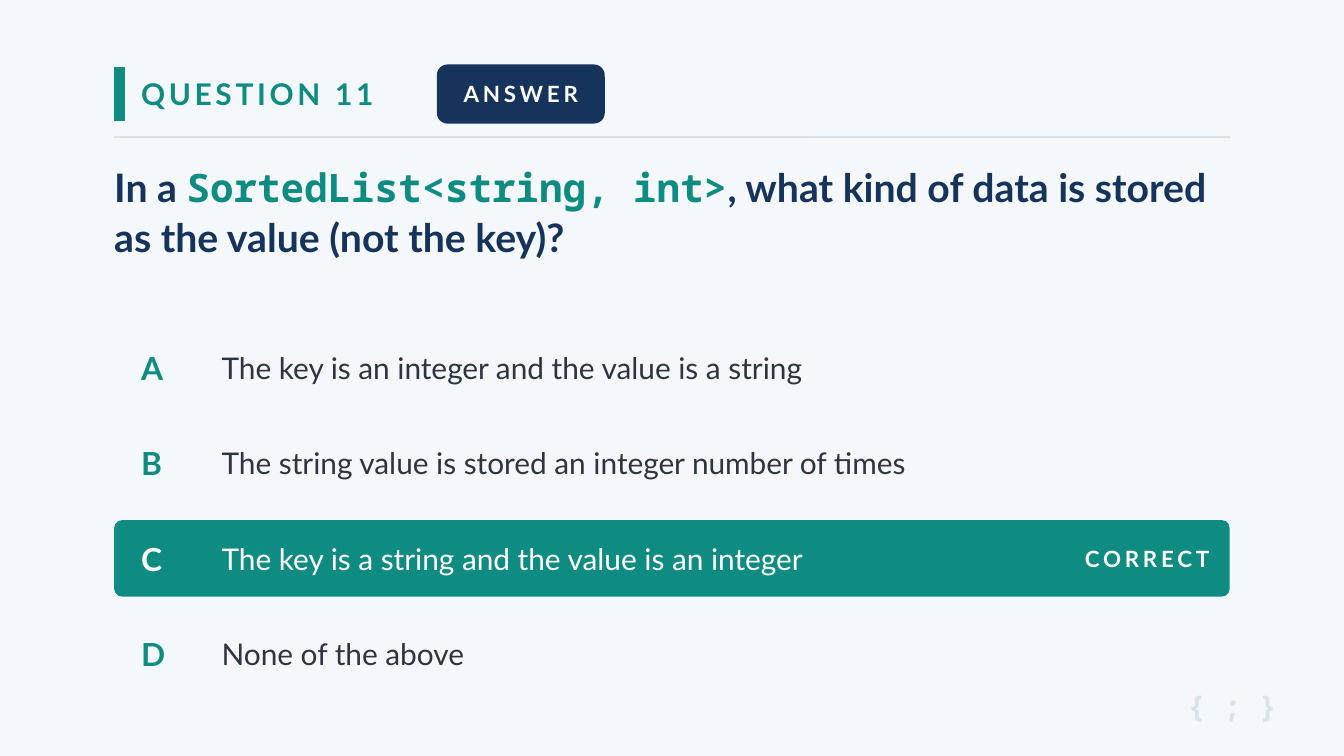
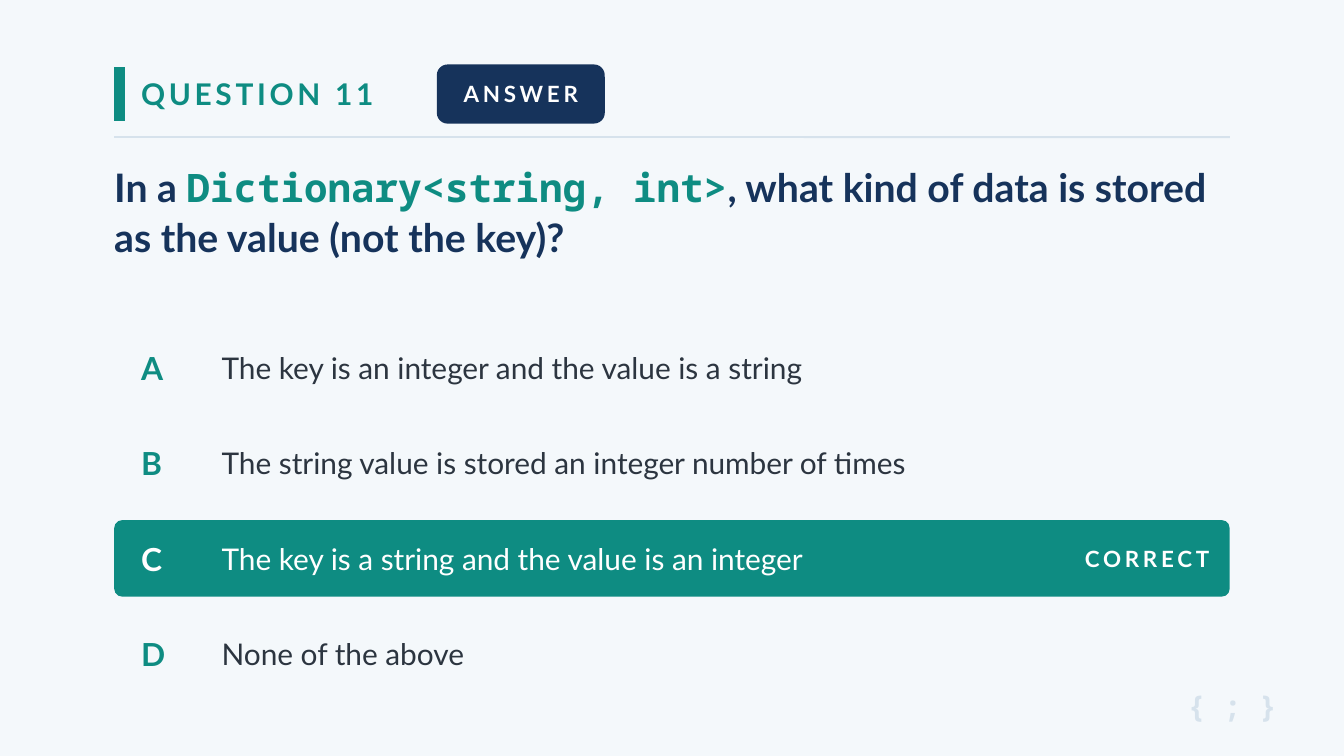
Before and after one commit to DanielaTrapani/Bootcamp2026Files, a slide deck: slide 23 of C#Files/CSharpAssessmentWithAnswers - more.pptx. Drawn at 1344x756 pixels with LibreOffice and Linux fonts; fonts in the diff are those of the drawing. Boxes give left, top, right and bottom in pixels: in the first picture for what was removed or moved away, otherwise in the second. Text is boxed around its words. In the diff, an @@ line names an element or a change of style, - is before the commit and + after.

```diff
--- a/C#Files/CSharpAssessmentWithAnswers - more.pptx
+++ b/C#Files/CSharpAssessmentWithAnswers - more.pptx
@@ text at (x1=114, y1=171, x2=1206, y2=259): text changed @@
-In a SortedList<string, int>, what kind of data is stored as the value (not the key)?
+In a Dictionary<string, int>, what kind of data is stored as the value (not the key)?
```
